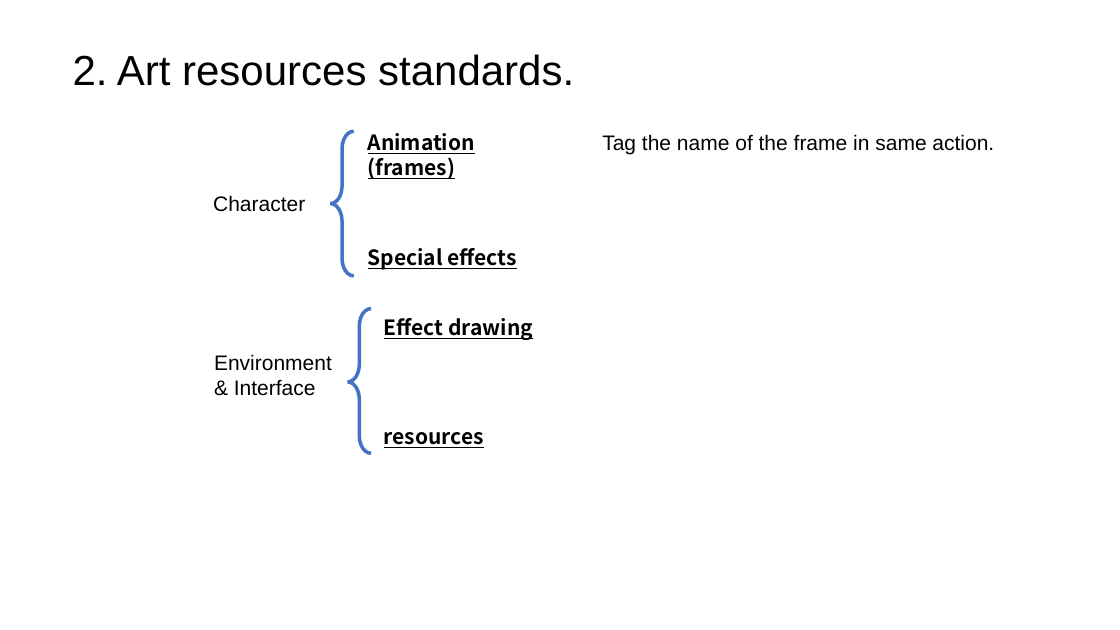
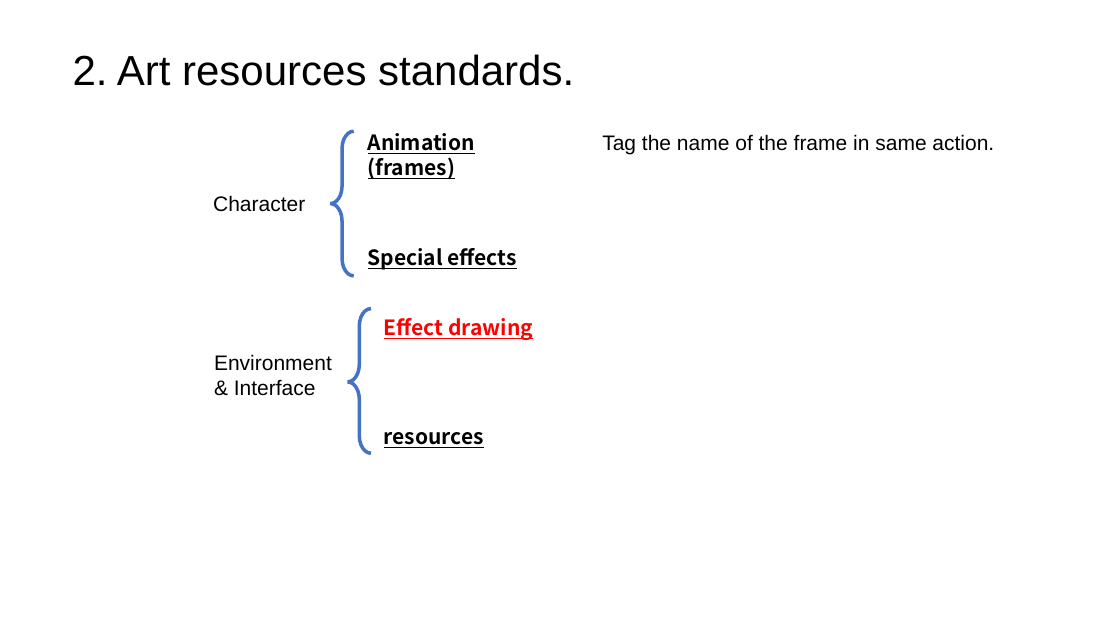
Before and after one commit to YangYang-Sam/Team-X-Masterpiece, a slide deck: slide 3 of Project management/Meeting record/Team X meeting_1.pptx. Drawn at 1120x630 pixels with LibreOffice and Linux fonts; fonts in the diff are those of the drawing. Boxes give left, top, right and bottom in pixels: in the first picture for what was removed or moved away, otherwise in the second. Text is boxed around its words. In the diff, an @@ line names an element or a change of style, - is before the commit and + after.

```diff
--- a/Project management/Meeting record/Team X meeting_1.pptx
+++ b/Project management/Meeting record/Team X meeting_1.pptx
@@ text "Effect drawing" at [384, 318, 533, 340]: text colour #000000 to #FF0000 @@
```
Also in this commit, not shown: 12 other files.
